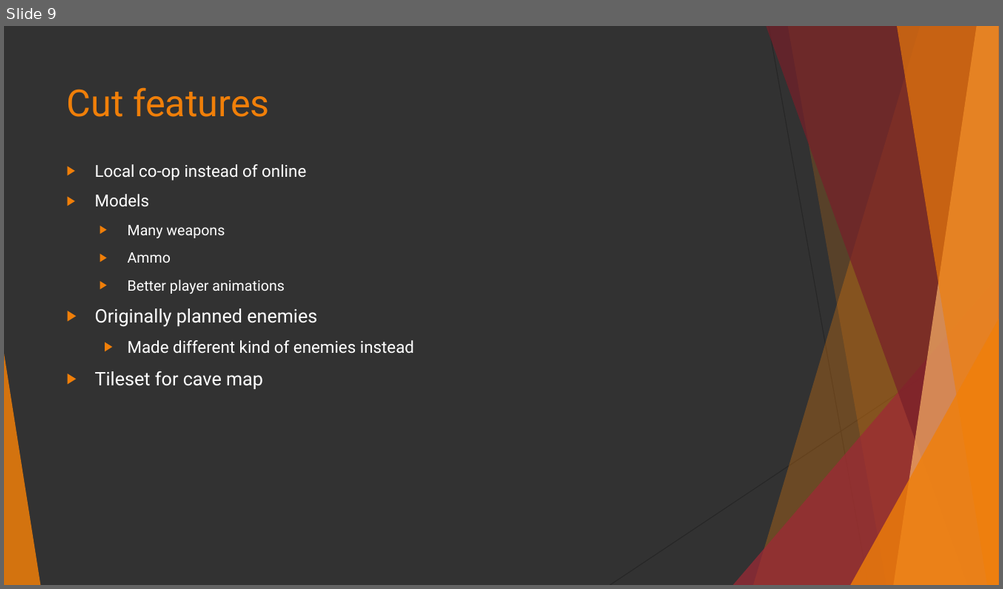
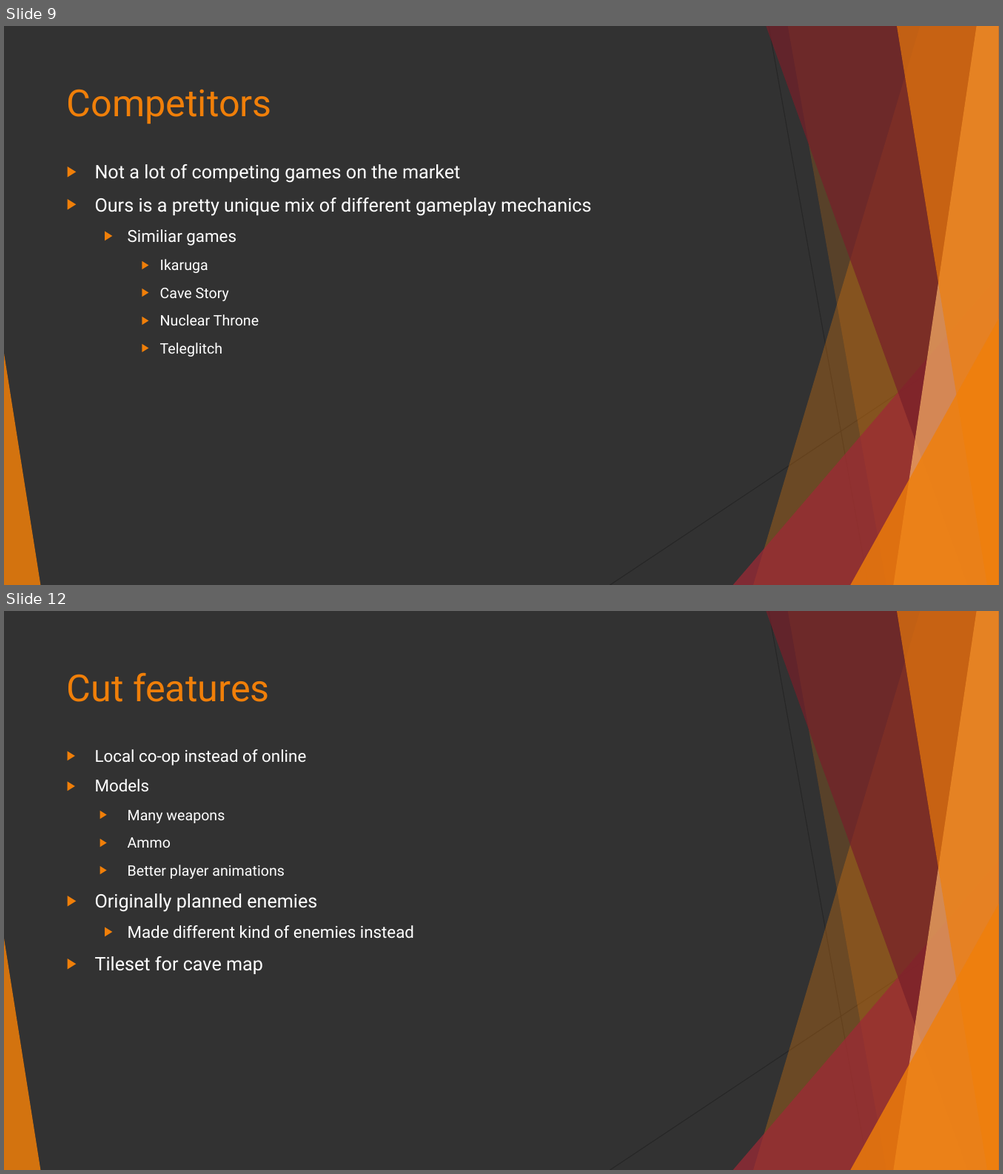
Before and after one commit to isurakka/game-programming-project, a slide deck: TopdownGame.pptx. Shown one above the other, each under a label of ours: slide 9 before the commit, slides 9 and 12 after it; the slides between them are not shown. The pictures are 1003x589 and 1003x1174 pixels, drawn with LibreOffice and Linux fonts; fonts in the diff are those of the drawing. Boxes give left, top, right and bottom in pixels: in the first picture for what was removed or moved away, otherwise in the second. Text is boxed around its words. In the diff, an @@ line names an element or a change of style, - is before the commit and + after.

```diff
--- a/TopdownGame.pptx
+++ b/TopdownGame.pptx
@@ slide 9 added at (x1=4, y1=26, x2=999, y2=585), background #323232; not listed: 10 template elements that a slide beside it also shows @@
@@ title added at (x1=67, y1=89, x2=272, y2=124), 36 pt, text #F07F09 @@
+Competitors
@@ text added at (x1=95, y1=164, x2=591, y2=357), 18 pt, text #FFFFFF @@
+▶ Not a lot of competing games on the market
+▶ Ours is a pretty unique mix of different gameplay mechanics
+  ▶ Similiar games
+    ▶ Ikaruga
+    ▶ Cave Story
+    ▶ Nuclear Throne
+    ▶ Teleglitch
@@ what was slide 9 is now slide 12 @@
```
Also in this commit, not shown: 5 slides changed, 2 other slides added.
